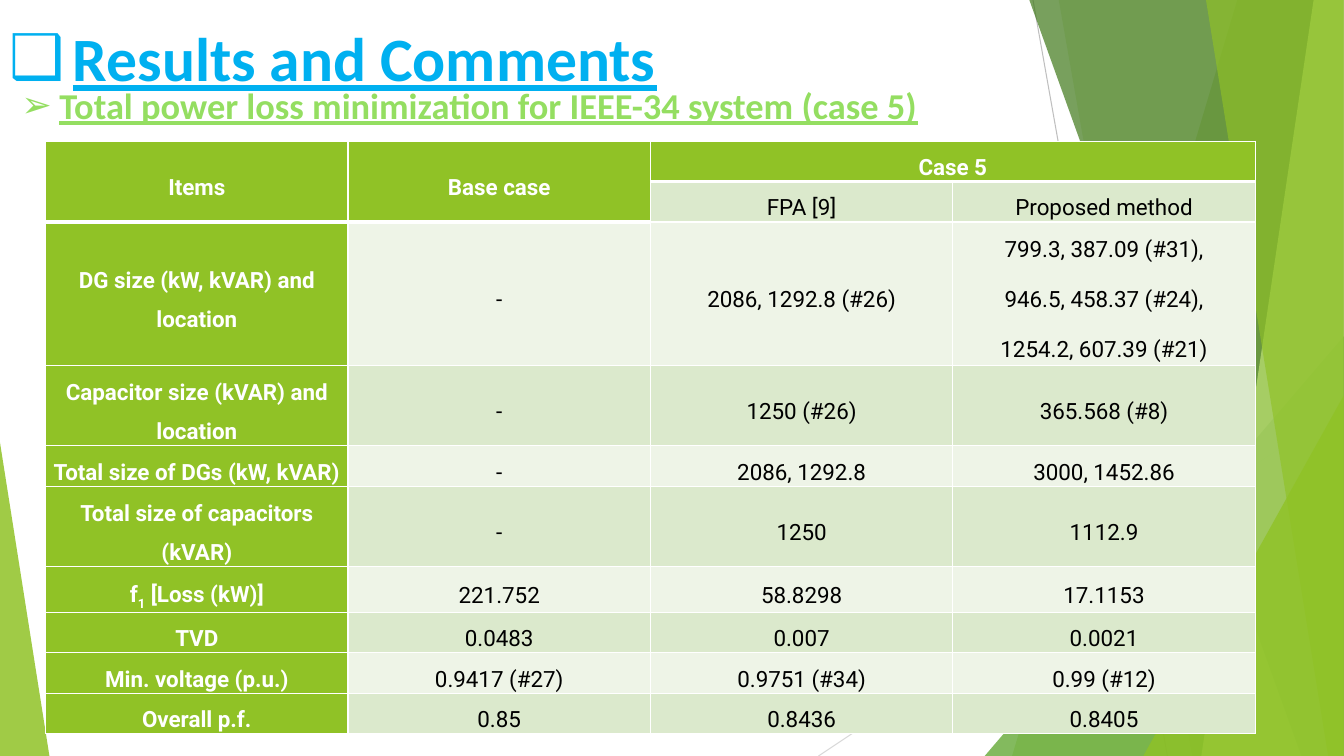
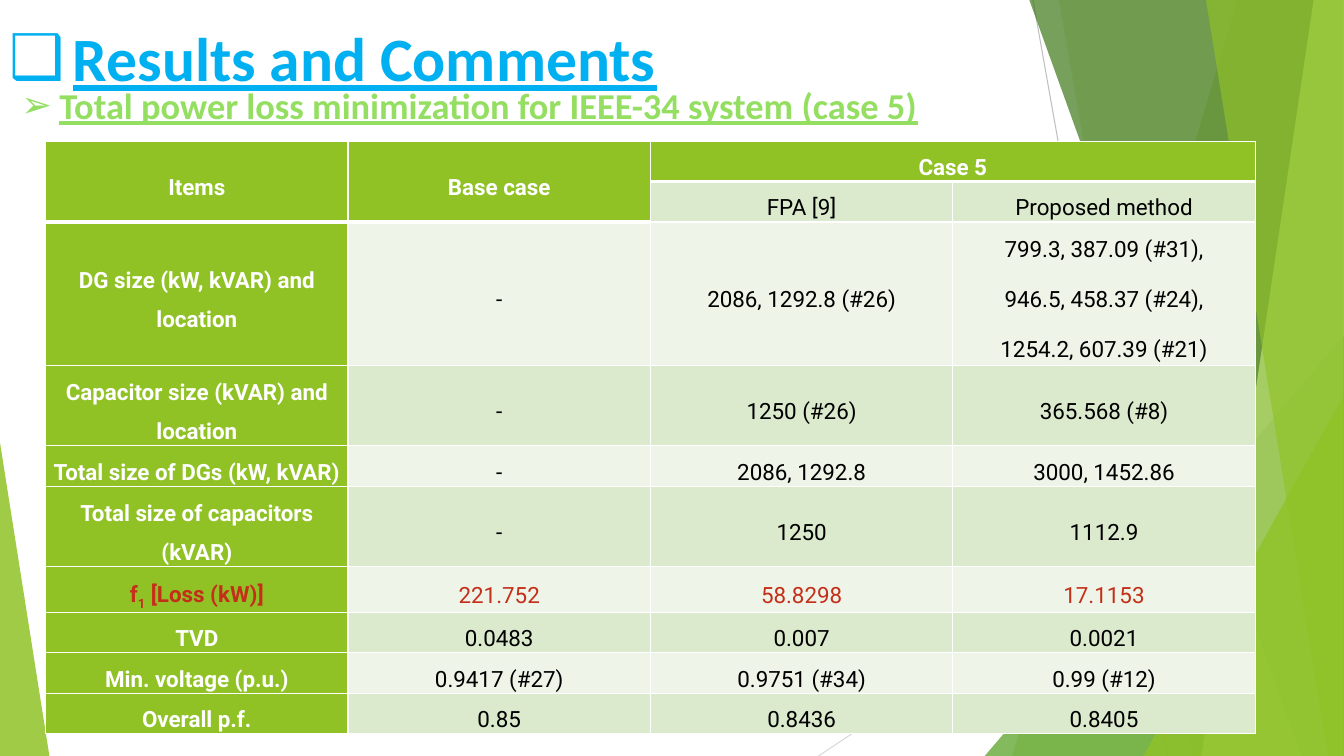
Before and after one commit to moustafashahin122/AOA-Graduation-Project-2022-, a slide deck: slide 34 of code/AOA_objects/results/grad_presentation/Presentation.pptx (slide 33 before the commit). Drawn at 1344x756 pixels with LibreOffice and Linux fonts; fonts in the diff are those of the drawing. Boxes give left, top, right and bottom in pixels: in the first picture for what was removed or moved away, otherwise in the second. Text is boxed around its words. In the diff, an @@ line names an element or a change of style, - is before the commit and + after.

```diff
--- a/code/AOA_objects/results/grad_presentation/Presentation.pptx
+++ b/code/AOA_objects/results/grad_presentation/Presentation.pptx
@@ table at box(45, 141, 1255, 736) @@
@@ text colour #FFFFFF to #C42F1A in "f1 [Loss (kW)]" @@
@@ text colour #000000 to #C42F1A in "221.752", "58.8298", "17.1153" @@
```
Also in this commit, not shown: 21 other slides changed, 1 slide added, 6 other files.
